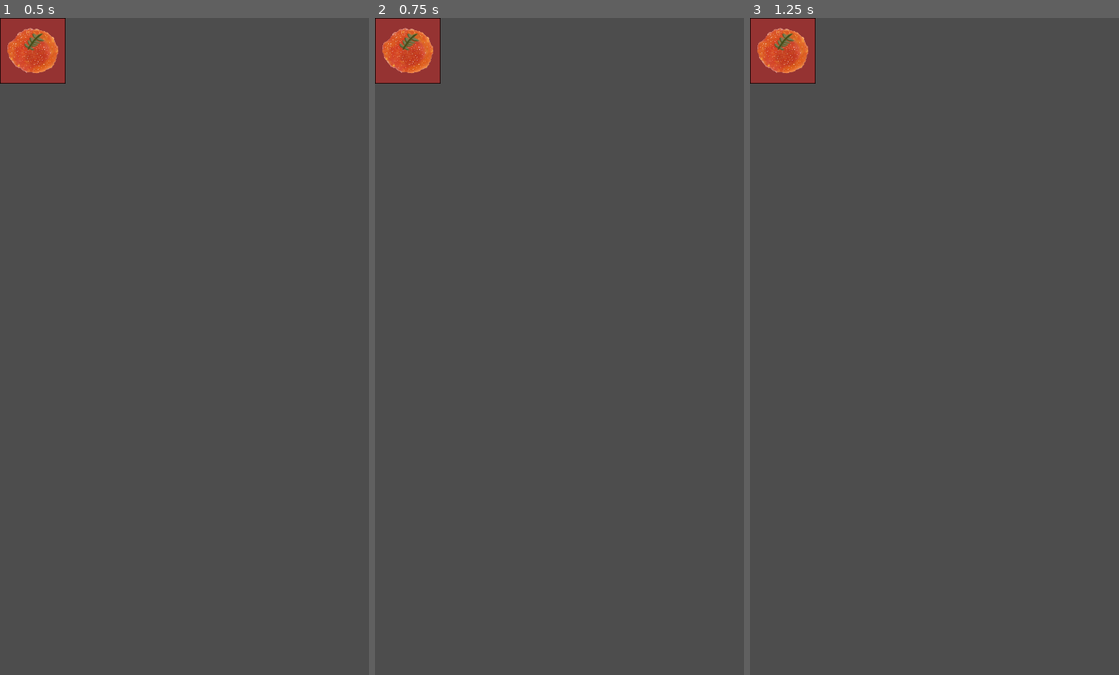
Above: before the commit, frames 1-3 (left to right).
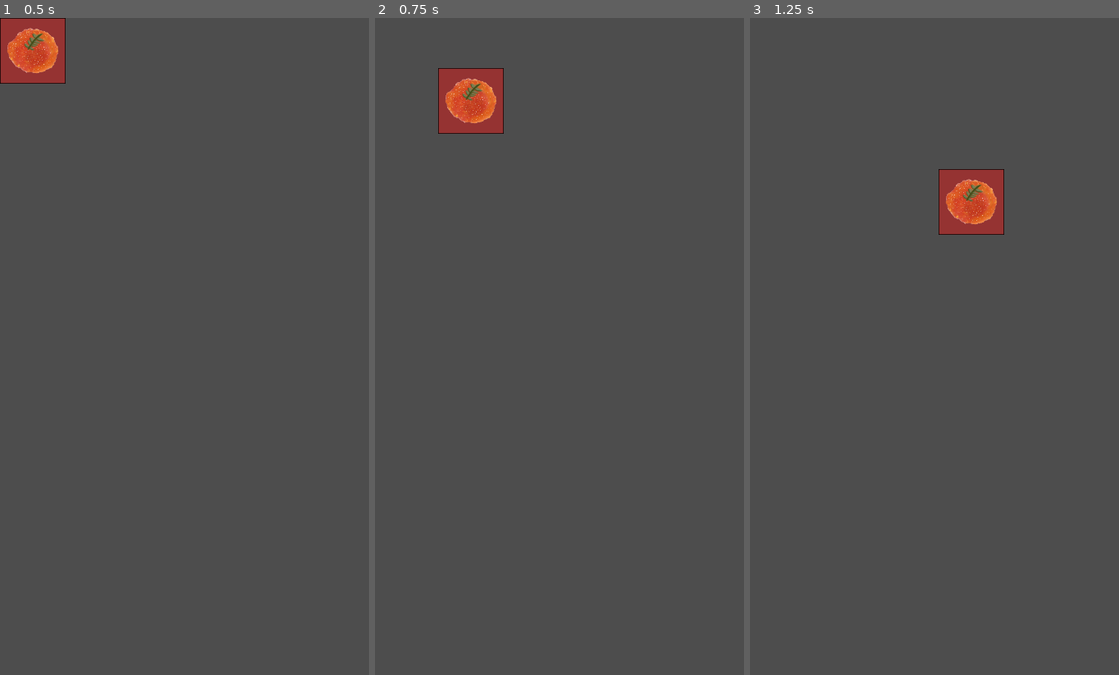
Above: after the commit, the same moments.

Repository: ojama-beans/OSECHI_PUZZLE
Game: Godot game, scene res://scenes/osechi_1.tscn
Same seed, same stepped clock (60 frames per second), same inputs: the game is played once before the commit and once after it. This scene is started directly instead of the project's main scene.
Inputs (mouse positions are in pixels of both pictures, inside the frame that each line leads up to):
- Up to frame 1 (0.5 s): no input
- Up to frame 2 (0.75 s): tap Enter at 0.5 s; drag from (408, 50) to (596, 201) at 0.52 s
- Up to frame 3 (1.25 s): no input

Frame 1 is identical in both runs. In frame 2, 3.5% of the frame differs, in the area x 0-35%, y 0-18%; in frame 3, 3.6%, in the area x 0-69%, y 0-33%.

Commit message:
colllisionの範囲を変更

Diff:
--- a/scenes/osechi_1.tscn
+++ b/scenes/osechi_1.tscn
@@ -1,9 +1,7 @@
-[gd_scene load_steps=4 format=3 uid="uid://cubyopn3vpxbp"]
+[gd_scene load_steps=3 format=3 uid="uid://cubyopn3vpxbp"]
 
 [ext_resource type="Script" path="res://scripts/osechi/osechi.gd" id="1_ei015"]
 [ext_resource type="Texture2D" uid="uid://b7gt6qi8ngtwi" path="res://assets/sprites/osechi/osechi_1.png" id="1_qcjwp"]
-
-[sub_resource type="ConvexPolygonShape2D" id="ConvexPolygonShape2D_fn2lh"]
 
 [node name="Osechi_1" type="Area2D"]
 script = ExtResource("1_ei015")
@@ -13,7 +11,5 @@
 texture = ExtResource("1_qcjwp")
 
 [node name="Collision_Osechi_1" type="CollisionShape2D" parent="."]
-position = Vector2(64, 64)
-shape = SubResource("ConvexPolygonShape2D_fn2lh")
 
 [connection signal="input_event" from="." to="." method="_on_input_event"]
--- a/scenes/osechi_2.tscn
+++ b/scenes/osechi_2.tscn
@@ -1,9 +1,7 @@
-[gd_scene load_steps=4 format=3 uid="uid://b7ufc4oyb13q"]
+[gd_scene load_steps=3 format=3 uid="uid://b7ufc4oyb13q"]
 
 [ext_resource type="Script" path="res://scripts/osechi/osechi.gd" id="1_aurpy"]
 [ext_resource type="Texture2D" uid="uid://jgs6q2pstxd2" path="res://assets/sprites/osechi/osechi_2.png" id="2_7l2uu"]
-
-[sub_resource type="ConvexPolygonShape2D" id="ConvexPolygonShape2D_6ihom"]
 
 [node name="Osechi_2" type="Area2D"]
 script = ExtResource("1_aurpy")
@@ -13,7 +11,5 @@
 texture = ExtResource("2_7l2uu")
 
 [node name="Collision_Osechi_2" type="CollisionShape2D" parent="."]
-position = Vector2(64, 31)
-shape = SubResource("ConvexPolygonShape2D_6ihom")
 
 [connection signal="input_event" from="." to="." method="_on_input_event"]
--- a/scenes/osechi_3.tscn
+++ b/scenes/osechi_3.tscn
@@ -1,9 +1,7 @@
-[gd_scene load_steps=4 format=3 uid="uid://be47b4niofapf"]
+[gd_scene load_steps=3 format=3 uid="uid://be47b4niofapf"]
 
 [ext_resource type="Script" path="res://scripts/osechi/osechi.gd" id="1_3nl4y"]
 [ext_resource type="Texture2D" uid="uid://bh6sbddkudmeo" path="res://assets/sprites/osechi/osechi_3.png" id="2_8tt1d"]
-
-[sub_resource type="ConvexPolygonShape2D" id="ConvexPolygonShape2D_sfiua"]
 
 [node name="Osechi_3" type="Area2D"]
 script = ExtResource("1_3nl4y")
@@ -13,7 +11,5 @@
 texture = ExtResource("2_8tt1d")
 
 [node name="Collision_Osechi_3" type="CollisionShape2D" parent="."]
-position = Vector2(96.5, 63.75)
-shape = SubResource("ConvexPolygonShape2D_sfiua")
 
 [connection signal="input_event" from="." to="." method="_on_input_event"]
--- a/scripts/global.gd
+++ b/scripts/global.gd
@@ -37,44 +37,43 @@
 const score = 5
 
 var collision_diff = 4
-var x_ratio = osechi_shape["Osechi_1"][0].size() * osechi_size
-var y_ratio = osechi_shape["Osechi_1"].size() * osechi_size
+var x_osechi_1 = osechi_shape["Osechi_1"][0].size() * osechi_size
+var y_osechi_1 = osechi_shape["Osechi_1"].size() * osechi_size
+var x_osechi_2 = osechi_shape["Osechi_2"][0].size() * osechi_size
+var y_osechi_2 = osechi_shape["Osechi_2"].size() * osechi_size
 var collision_shape = {
 	# いくら
 	"Osechi_1": PackedVector2Array([
 		Vector2(0, 0),
 		Vector2(0, -collision_diff),
-		Vector2(x_ratio, -collision_diff),
-		Vector2(x_ratio, 0),
-		Vector2(x_ratio + collision_diff, 0),
-		Vector2(x_ratio + collision_diff, y_ratio),
-		Vector2(x_ratio, y_ratio),
-		Vector2(x_ratio, y_ratio + collision_diff),
-		Vector2(0, y_ratio + collision_diff),
-		Vector2(0, y_ratio),
-		Vector2(-collision_diff, y_ratio),
+		Vector2(x_osechi_1, -collision_diff),
+		Vector2(x_osechi_1, 0),
+		Vector2(x_osechi_1 + collision_diff, 0),
+		Vector2(x_osechi_1 + collision_diff, y_osechi_1),
+		Vector2(x_osechi_1, y_osechi_1),
+		Vector2(x_osechi_1, y_osechi_1 + collision_diff),
+		Vector2(0, y_osechi_1 + collision_diff),
+		Vector2(0, y_osechi_1),
+		Vector2(-collision_diff, y_osechi_1),
 		Vector2(-collision_diff, 0)
 	]),
 	# 数の子
 	"Osechi_2": PackedVector2Array([
 		Vector2(0, 0),
 		Vector2(0, -collision_diff),
-		Vector2(x_ratio, -collision_diff),
-		Vector2(x_ratio, 0),
-		Vector2(x_ratio + collision_diff, 0),
-		Vector2(x_ratio + collision_diff, y_ratio),
-		Vector2(x_ratio, y_ratio),
-		Vector2(x_ratio, y_ratio + collision_diff),
-		Vector2(0, y_ratio + collision_diff),
-		Vector2(0, y_ratio),
-		Vector2(-collision_diff, y_ratio),
+		Vector2(x_osechi_2, -collision_diff),
+		Vector2(x_osechi_2, 0),
+		Vector2(x_osechi_2 + collision_diff, 0),
+		Vector2(x_osechi_2 + collision_diff, y_osechi_2),
+		Vector2(x_osechi_2, y_osechi_2),
+		Vector2(x_osechi_2, y_osechi_2 + collision_diff),
+		Vector2(0, y_osechi_2 + collision_diff),
+		Vector2(0, y_osechi_2),
+		Vector2(-collision_diff, y_osechi_2),
 		Vector2(-collision_diff, 0)
 	]),
 	# だて巻き
 	"Osechi_3": PackedVector2Array([
-		Vector2(osechi_size - collision_diff, osechi_size - collision_diff),
-		Vector2(osechi_size - collision_diff,  0),
-		Vector2(osechi_size,  0),
 		Vector2(osechi_size,  -collision_diff),
 		Vector2(osechi_size * 2,  -collision_diff),
 		Vector2(osechi_size * 2,  0),
@@ -91,7 +90,10 @@
 		Vector2(-collision_diff, osechi_size * 3),
 		Vector2(-collision_diff, osechi_size),
 		Vector2(0, osechi_size),
-		Vector2(0, osechi_size - collision_diff)
+		Vector2(0, osechi_size - collision_diff),
+		Vector2(osechi_size - collision_diff, osechi_size - collision_diff),
+		Vector2(osechi_size - collision_diff,  0),
+		Vector2(osechi_size,  0)
 	])
 }
 
--- a/scripts/osechi/osechi.gd
+++ b/scripts/osechi/osechi.gd
@@ -31,6 +31,7 @@
 			set_process_input(false)
 
 func _on_input_event(viewport: Node, event: InputEvent, shape_idx: int) -> void:
+	print("input")
 	if event is not InputEventMouseButton:
 		return
 	if event.button_index == MOUSE_BUTTON_LEFT and event.pressed:
@@ -45,8 +46,11 @@
 
 func set_collision_shape() -> void:
 	var shape = ConvexPolygonShape2D.new()
+	print(_name)
+	print(Global.collision_shape[_name])
 	shape.set_points(Global.collision_shape[_name])
-	find_child("Collision_Osechi_?").shape = shape
+	var collision_node = find_child("Collision_Osechi_?")
+	collision_node.shape = shape
 
 func overlap(snapped_pos: Vector2) -> bool:
 	var pos_as_index = (Vector2i(snapped_pos) - Global.origin) / Global.osechi_size
